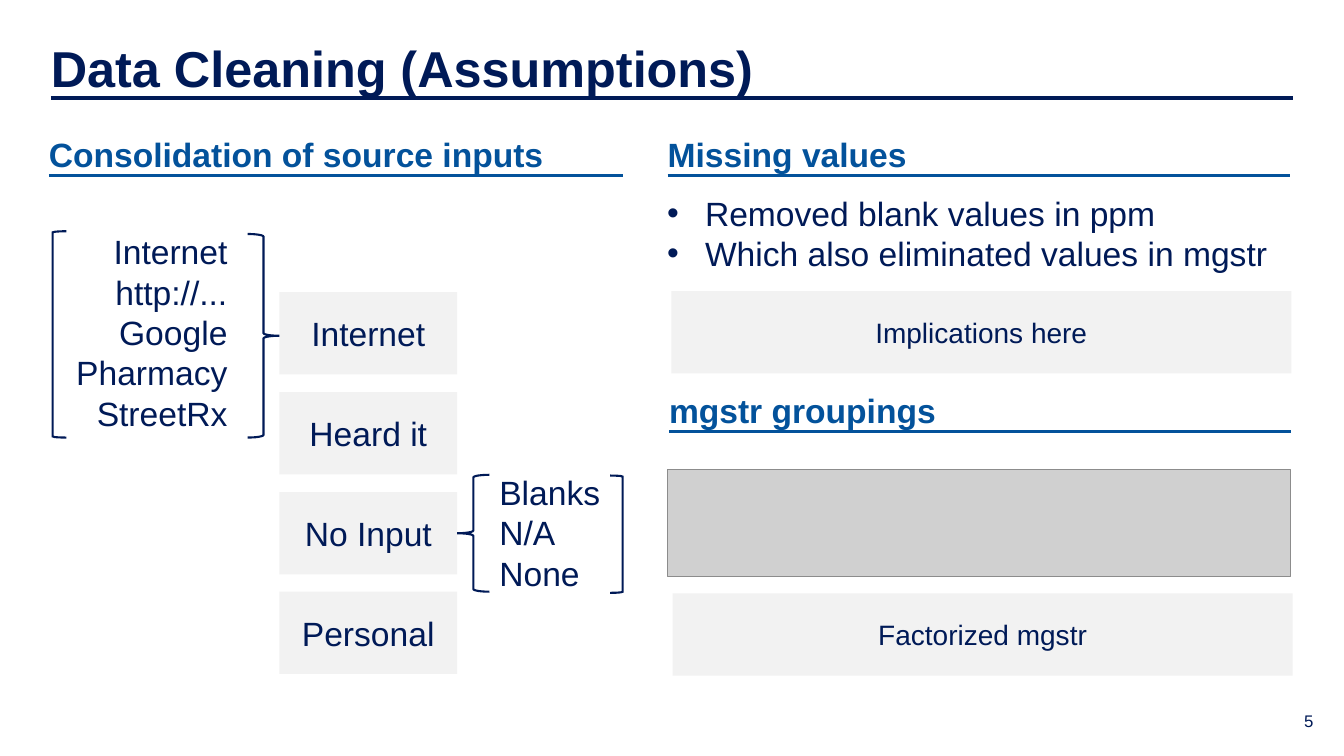
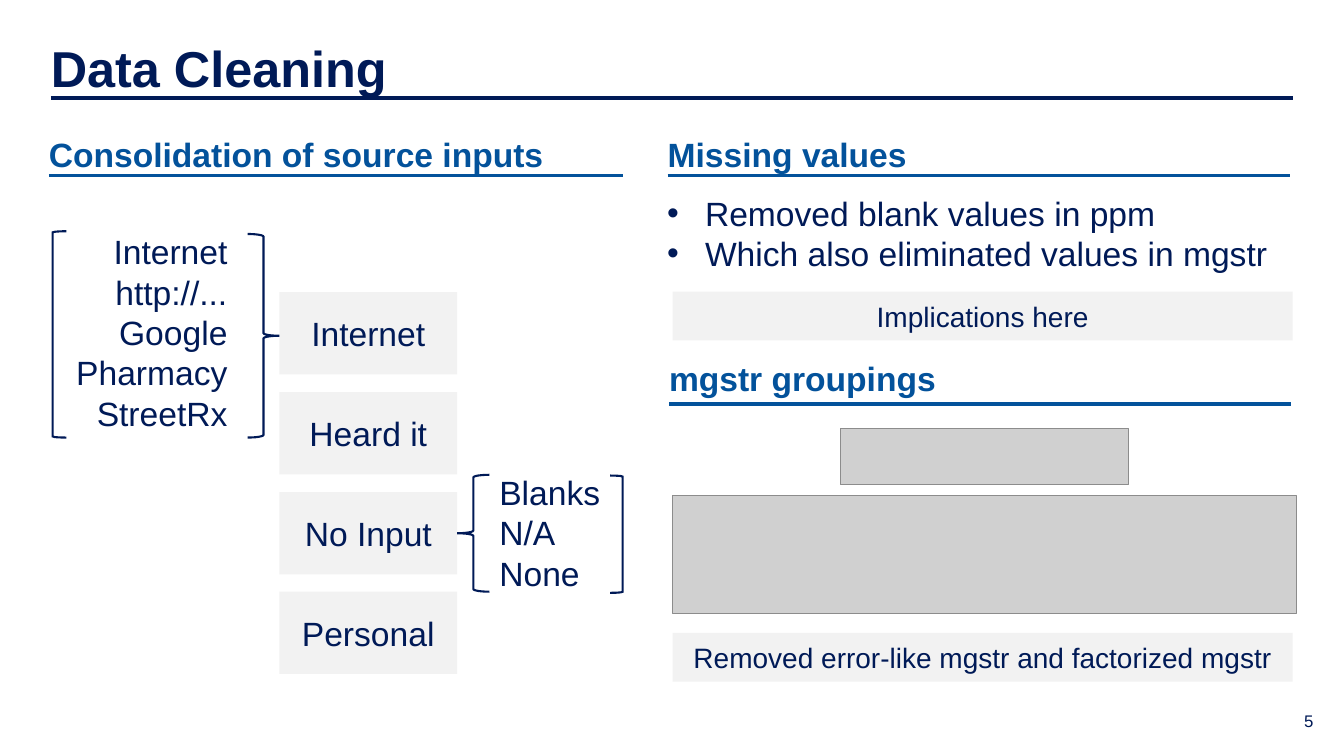
Before and after one commit to IDS-702-F21/team-project-2-streetrx-and-voting-in-nc-yellowfellows, a slide deck: slide 5 of Presentation/slide_deck.pptx. Drawn at 1344x756 pixels with LibreOffice and Linux fonts; fonts in the diff are those of the drawing; grey boxes stand for pictures; background and template pictures are left out. Boxes give left, top, right and bottom in pixels: in the first picture for what was removed or moved away, otherwise in the second. Text is boxed around its words. In the diff, an @@ line names an element or a change of style, - is before the commit and + after.

Commit message:
ppt stuff

```diff
--- a/Presentation/slide_deck.pptx
+++ b/Presentation/slide_deck.pptx
@@ text at (51, 50, 387, 96): text changed @@
-Data Cleaning (Assumptions)
+Data Cleaning
@@ rectangle "Implications here": place and size @@
-rectangle "Implications here" at (671, 291, 1292, 374)
+rectangle "Implications here" at (673, 291, 1293, 341)
@@ text "mgstr groupings": place and size @@
-text "mgstr groupings" at (669, 398, 936, 430)
+text "mgstr groupings" at (669, 366, 936, 398)
@@ line moved from (669, 432) - (1292, 432) to (669, 404) - (1292, 404) @@
@@ picture added at (841, 429, 1129, 485) @@
@@ picture: place and size @@
-picture at (667, 470, 1292, 577)
+picture at (673, 496, 1297, 614)
@@ rectangle "Removed error-like mgstr and factorized ...": place and size @@
-rectangle "Removed error-like mgstr and factorized ..." at (673, 594, 1293, 677)
+rectangle "Removed error-like mgstr and factorized ..." at (673, 633, 1293, 683)
@@ text in rectangle at (693, 647, 1271, 673): text changed @@
-Factorized mgstr
+Removed error-like mgstr and factorized mgstr
```
Also in this commit, not shown: 2 other slides changed, 1 slide added.
